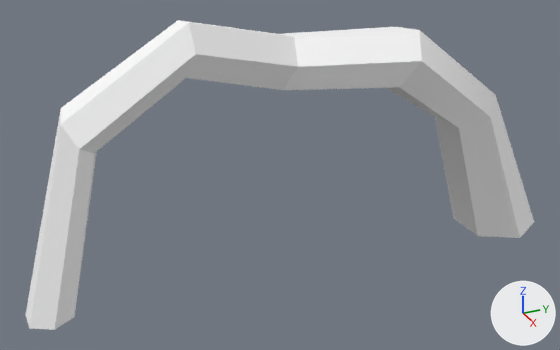
An edit to the glTF model assets/synty/nature/models/SM_Swamp_Root_01.glb, drawn before and after from the same camera.
One viewpoint serves both versions: a 50 mm camera at (0.954, -0.232, 0.521) aimed at (-0.185, 0.281, -0.049). Lighting does not change. The marker at lower right points along +X, +Y and +Z.

In view in the first picture: 'SM_Swamp_Root_01'.
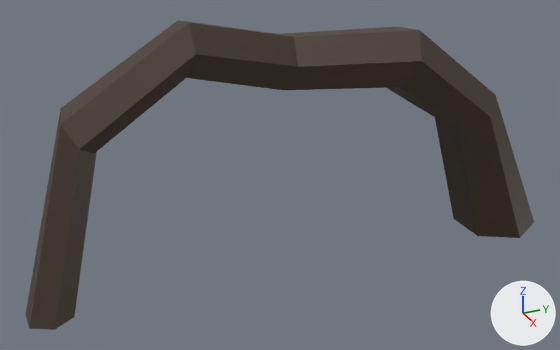
Location of each change, [x1, y1, x2, y2] in pixels of the pictures (560 x 350 px):
'SM_Swamp_Root_01', surface changed (white to brown): [26, 20, 534, 330] in both

The edits, one by one:
Picture 'PolygonNature_01' (img_polygonnature_01) is new.
In material 'lambert2' (mat_lambert2), base_color is no longer (1.0, 1.0, 1.0), white #ffffff.
In material 'lambert2' (mat_lambert2), texture is now set to img_polygonnature_01.
